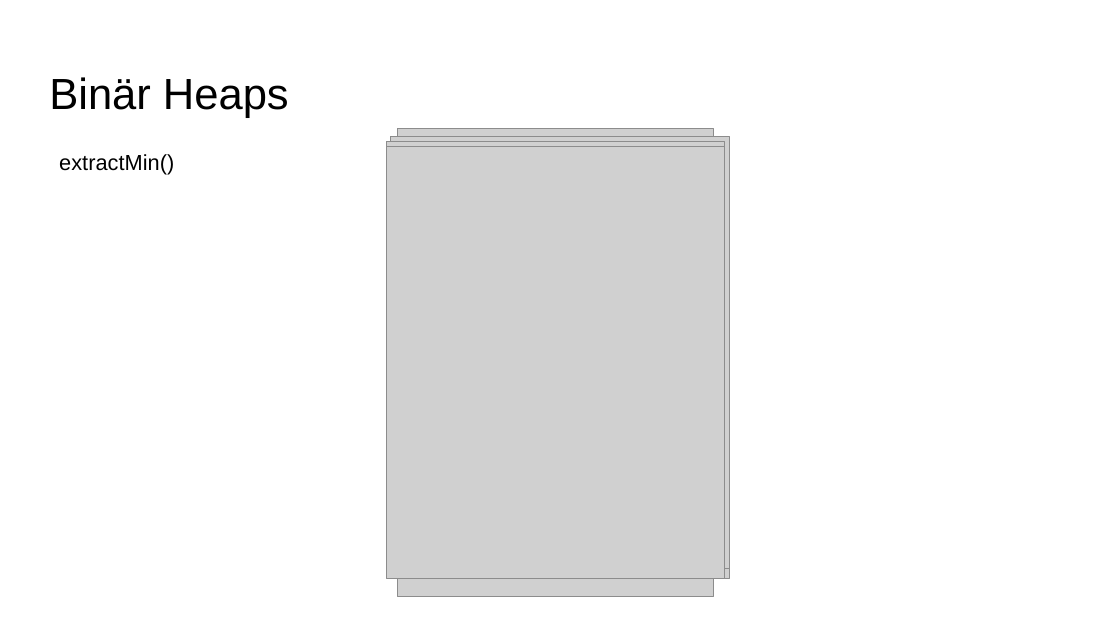
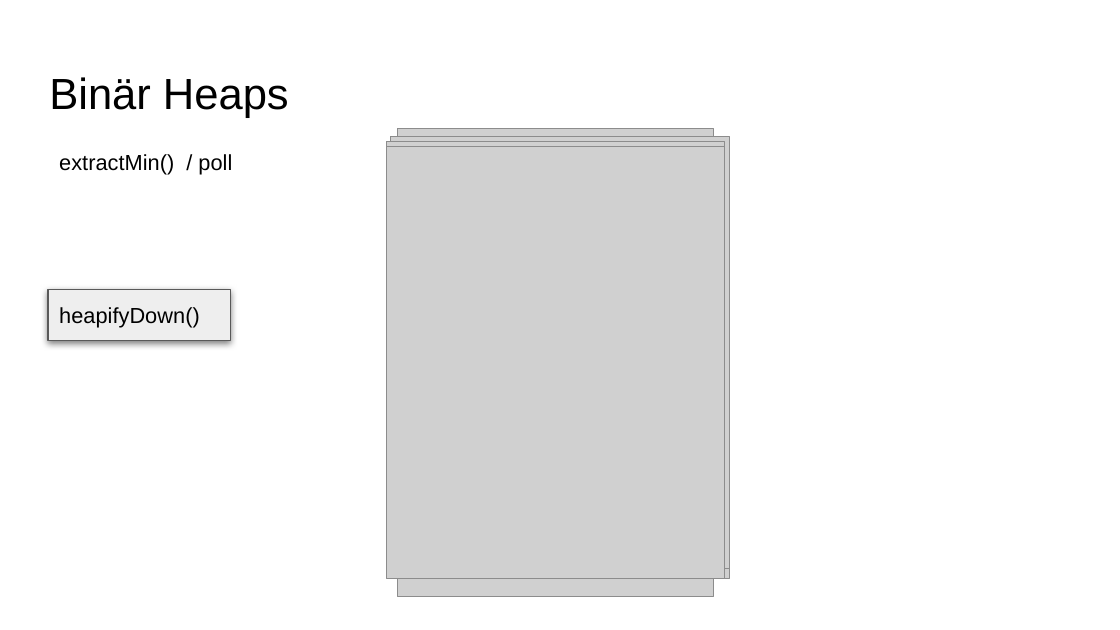
Before and after one commit to DieCoolenVonDerSchule/Algo1920fixed, a slide deck: slide 8 of Dokumente/Präsentation.pptx (slide 6 before the commit). Drawn at 1120x630 pixels with LibreOffice and Linux fonts; fonts in the diff are those of the drawing; grey boxes stand for pictures. Boxes give left, top, right and bottom in pixels: in the first picture for what was removed or moved away, otherwise in the second. Text is boxed around its words. In the diff, an @@ line names an element or a change of style, - is before the commit and + after.

```diff
--- a/Dokumente/Präsentation.pptx
+++ b/Dokumente/Präsentation.pptx
@@ text at [59, 154, 232, 175]: text changed @@
-extractMin()
+extractMin() / poll
@@ rectangle added at [48, 290, 231, 340], fill #EEEEEE, outline #595959 0.75 pt, 14 pt, text #000000 @@
+heapifyDown()
```
Also in this commit, not shown: 5 other slides changed, 3 slides added, 2 slides removed, 5 other files.
